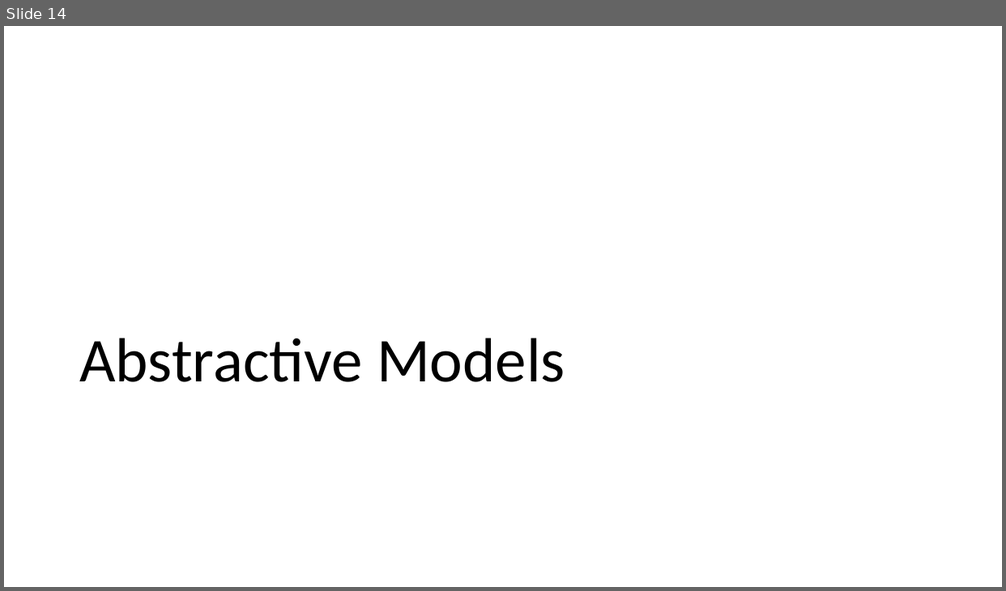
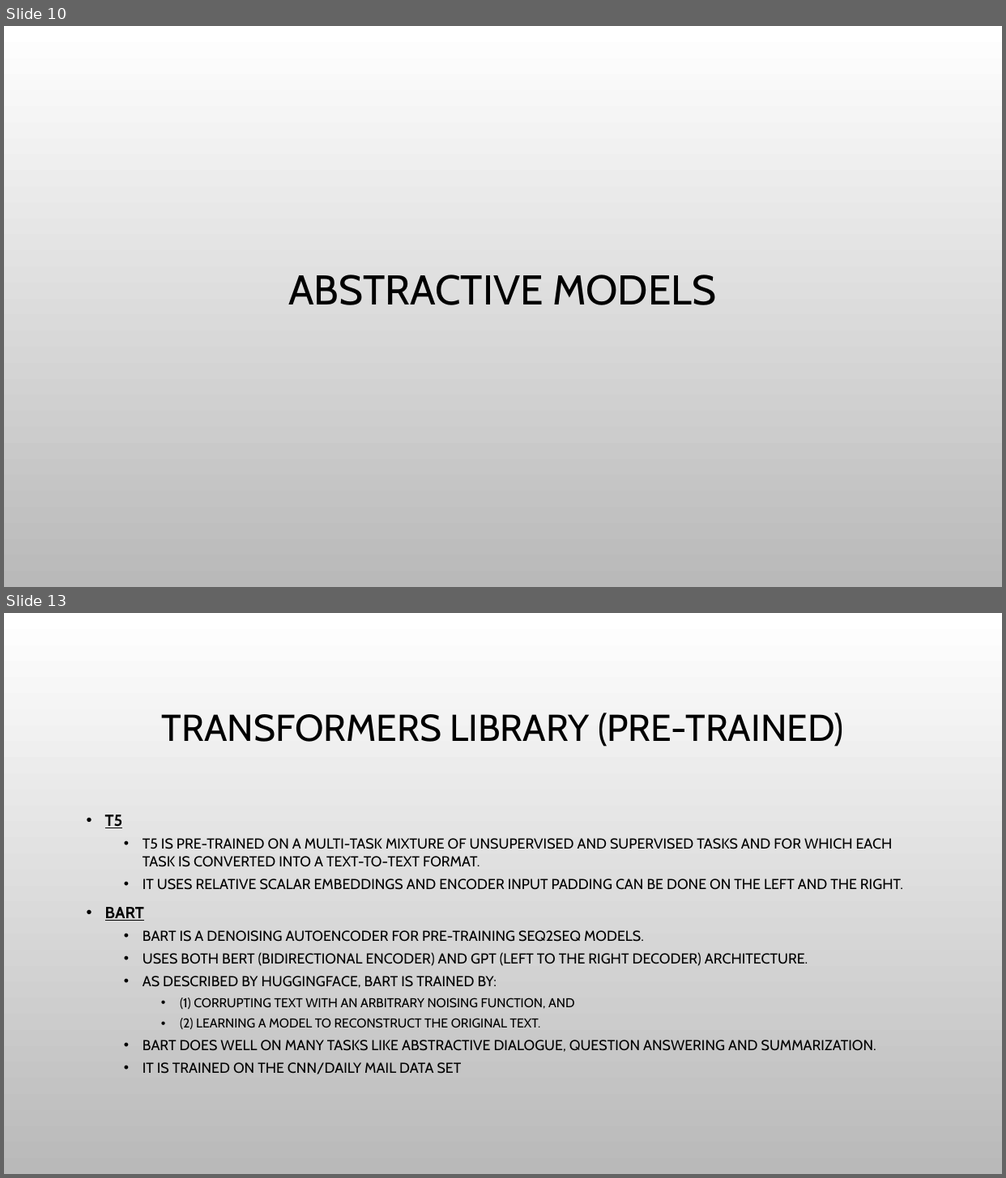
Before and after one commit to rotznmu/movie_summarization_capstone, a slide deck: Text Summarization.pptx. Shown one above the other, each under a label of ours: slide 14 before the commit, slides 10 and 13 after it; the slides between them are not shown. The pictures are 1006x591 and 1006x1178 pixels, drawn with LibreOffice and Linux fonts; fonts in the diff are those of the drawing; background and template pictures are left out. Boxes give left, top, right and bottom in pixels: in the first picture for what was removed or moved away, otherwise in the second. Text is boxed around its words. In the diff, an @@ line names an element or a change of style, - is before the commit and + after.

```diff
--- a/Text Summarization.pptx
+++ b/Text Summarization.pptx
@@ slide 13 added at bbox=[4, 613, 1002, 1174], background picture (left out) @@
@@ title added at bbox=[162, 713, 844, 747], 36 pt, text #000000 @@
+TRANSFORMERS LIBRARY (PRE-TRAINED)
@@ text added at bbox=[105, 815, 903, 1075], 13.9 pt, text #000000 @@
+• T5
+  • T5 IS PRE-TRAINED ON A MULTI-TASK MIXTURE OF UNSUPERVISED AND SUPERVISED TASKS AND FOR WHICH EACH TASK IS CONVERTED INTO A TEXT-TO-TEXT FORMAT.
+  • IT USES RELATIVE SCALAR EMBEDDINGS AND ENCODER INPUT PADDING CAN BE DONE ON THE LEFT AND THE RIGHT.
+• BART
+  • BART IS A DENOISING AUTOENCODER FOR PRE-TRAINING SEQ2SEQ MODELS.
+  • USES BOTH BERT (BIDIRECTIONAL ENCODER) AND GPT (LEFT TO THE RIGHT DECODER) ARCHITECTURE.
+  • AS DESCRIBED BY HUGGINGFACE, BART IS TRAINED BY:
+    • (1) CORRUPTING TEXT WITH AN ARBITRARY NOISING FUNCTION, AND
+    • (2) LEARNING A MODEL TO RECONSTRUCT THE ORIGINAL TEXT.
+  • BART DOES WELL ON MANY TASKS LIKE ABSTRACTIVE DIALOGUE, QUESTION ANSWERING AND SUMMARIZATION.
+  • IT IS TRAINED ON THE CNN/DAILY MAIL DATA SET
@@ what was slide 14 is now slide 10 @@
@@ slide 10 changed as well @@
@@ background #FFFFFF to picture (left out) @@
@@ title at bbox=[288, 275, 716, 305]: text changed; size 60 to 40 pt; font Calibri to Cabin @@
-Abstractive Models
+ABSTRACTIVE MODELS
```
Also in this commit, not shown: 8 other slides changed, 9 other slides added, 10 slides removed, 1 other file.
